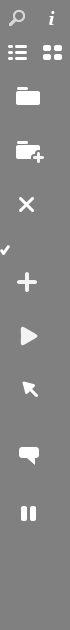
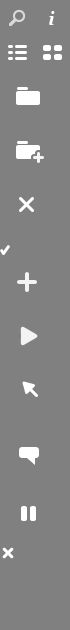
Layer changes from the first 70×630 image to the second:
added layer "close" above "background" over <box>2,547,14,559</box>
